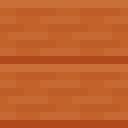
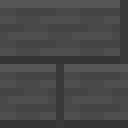
Layers edited between the first and the second 128 × 128 image:
showed group "Brick" (4 layers) over box(0, 0, 128, 128)
hid group "slab #1" (4 layers) over box(0, 0, 128, 128)
hid group "bop" (6 layers) over box(0, 0, 128, 128)
added layer "sky stone" above "slab" over box(0, 0, 128, 128)
